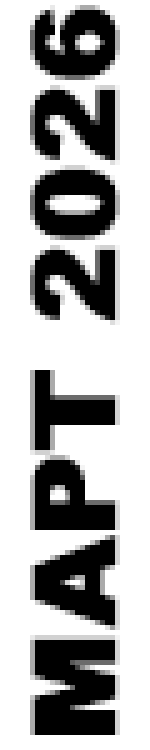
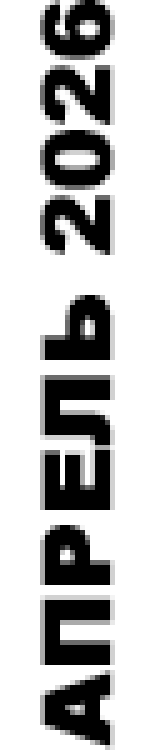
Layer changes from the first 150 × 750 image to the second:
renamed "МАРТ 2026" to "АПРЕЛЬ 2026", painted on it over <box>30,0,120,750</box>
